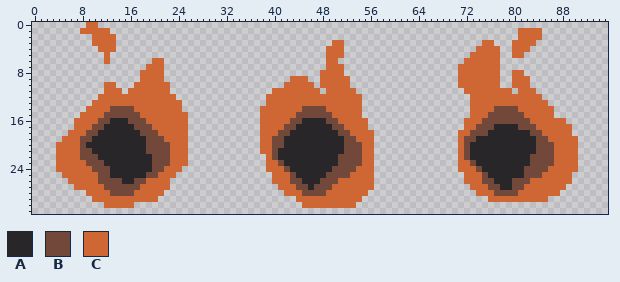
Edited in one commit: sprite sheet (levels_and_level_objects/booster_charge_pellets/charcoal.png). Above: the version before the commit.
The file is 96x32 pixels.
Palette (. is transparent): A #282628  B #714839  C #cf6735
The same view after the edit:
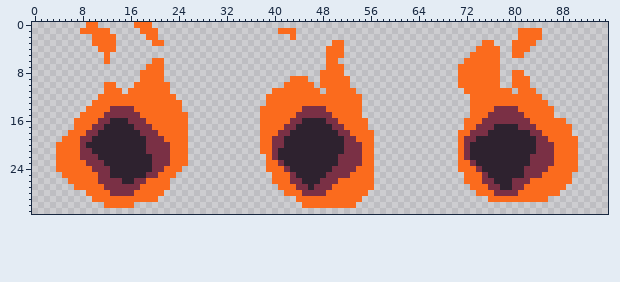
What changed:
{"colour":"A","old":"#282628","new":"#2e222f"}
{"colour":"B","old":"#714839","new":"#7a3045"}
{"colour":"C","old":"#cf6735","new":"#fb6b1d"}
{"y":0,"x":17,"old":"...","new":"CCC"}
{"y":1,"x":18,"old":"...","new":"CCC"}
{"y":1,"x":41,"old":"...","new":"CCC"}
{"y":2,"x":19,"old":"..","new":"CC"}
{"y":2,"x":43,"old":".","new":"C"}
{"y":3,"x":20,"old":"..","new":"CC"}
